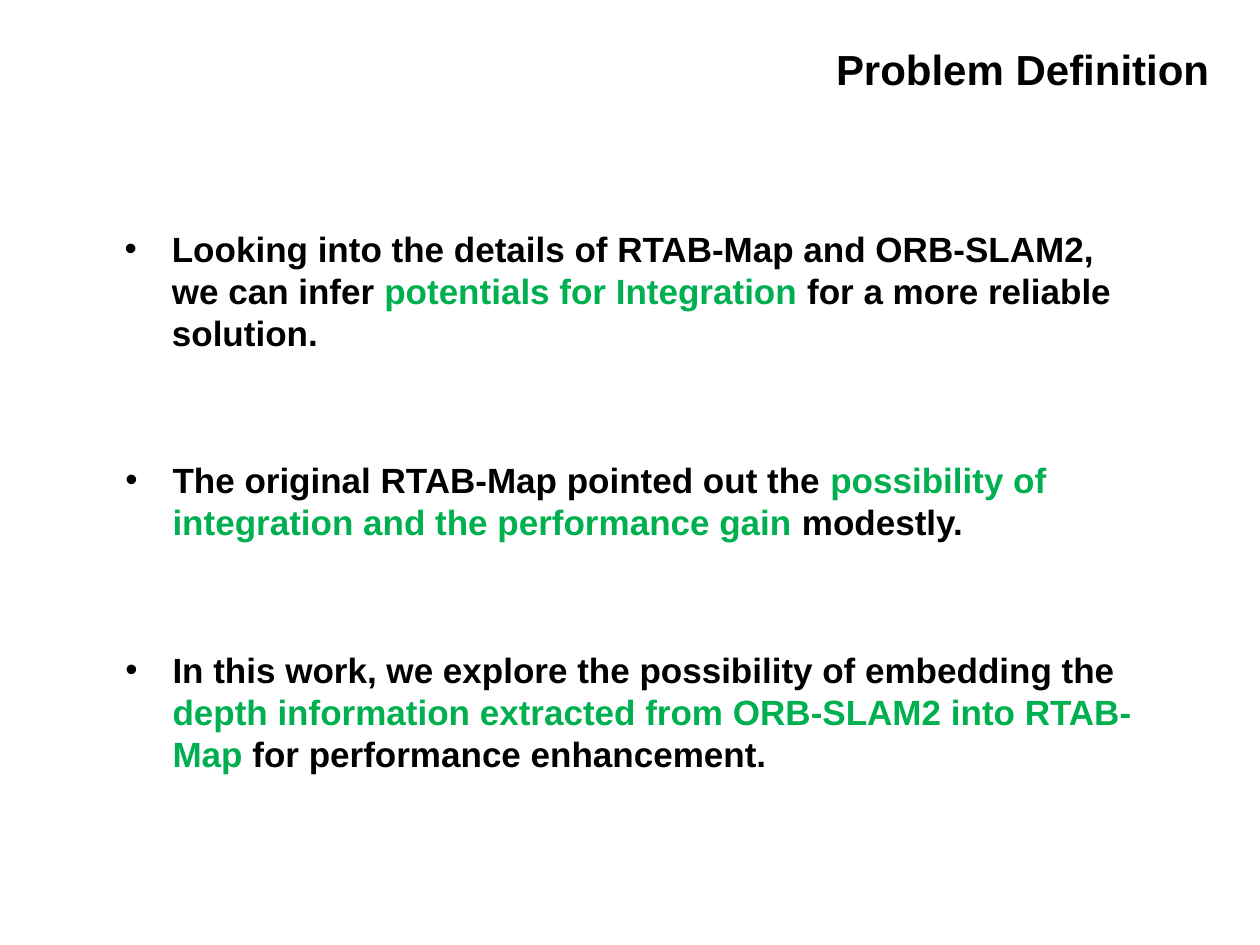
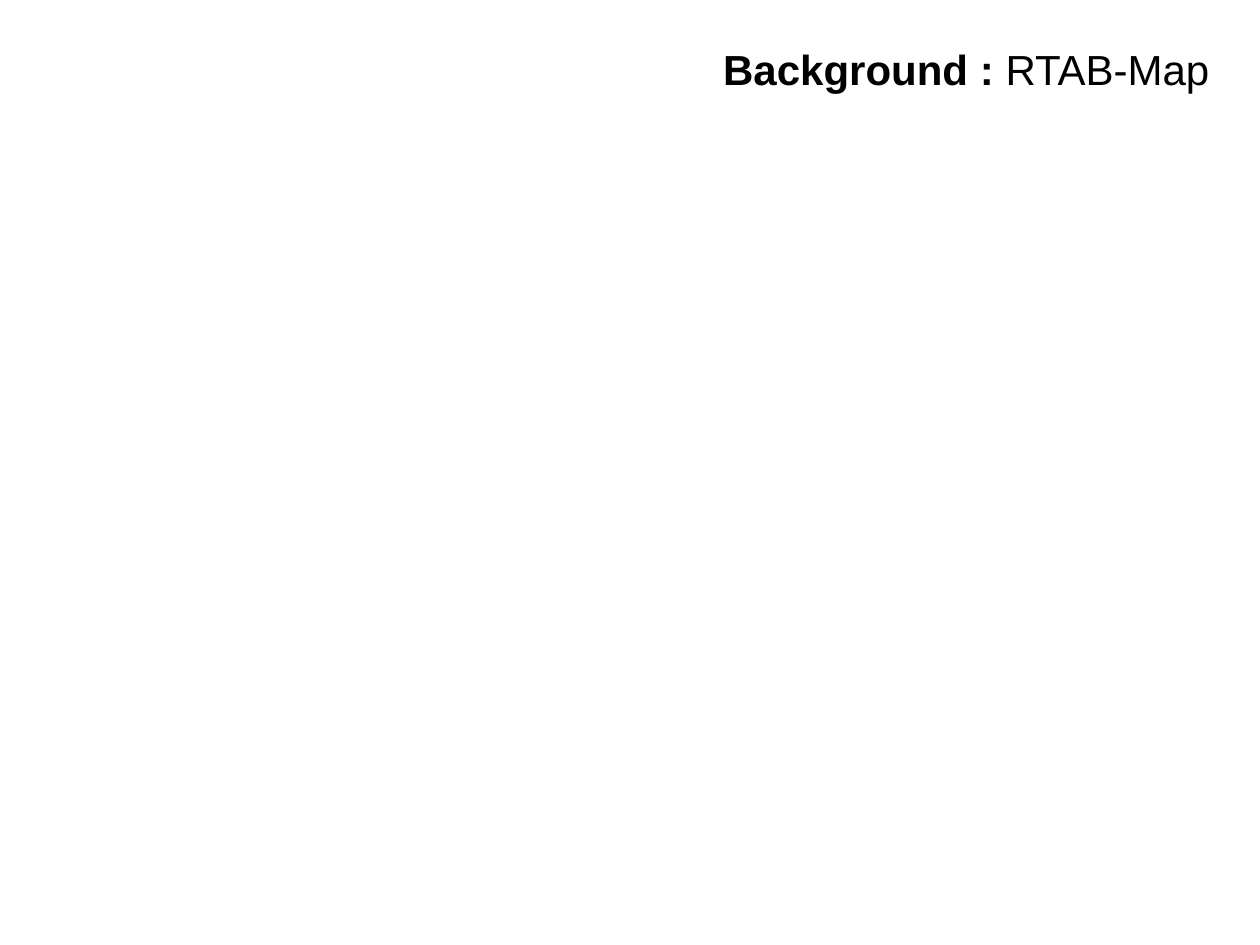
Before and after one commit to IslamAAli/ORBSLAM_RTABmap, a slide deck: slide 4 of Presentation_2/CMPUT631-ProjectProgress-V0P1.pptx (slide 7 before the commit). Drawn at 1260x945 pixels with LibreOffice and Linux fonts; fonts in the diff are those of the drawing; background and template pictures are left out. Boxes give left, top, right and bottom in pixels: in the first picture for what was removed or moved away, otherwise in the second. Text is boxed around its words. In the diff, an @@ line names an element or a change of style, - is before the commit and + after.

```diff
--- a/Presentation_2/CMPUT631-ProjectProgress-V0P1.pptx
+++ b/Presentation_2/CMPUT631-ProjectProgress-V0P1.pptx
@@ title at [723,54,1210,94]: text changed @@
-Problem Definition
+Background : RTAB-Map
@@ text removed at [172,236,1131,773] @@
-• Looking into the details of RTAB-Map and ORB-SLAM2, we can infer potentials for Integration for a more reliable solution.
-• The original RTAB-Map pointed out the possibility of integration and the performance gain modestly.
-• In this work, we explore the possibility of embedding the depth information extracted from ORB-SLAM2 into RTAB-Map for performance enhancement.
```
Also in this commit, not shown: 2 other slides changed, 13 slides added, 13 slides removed.
